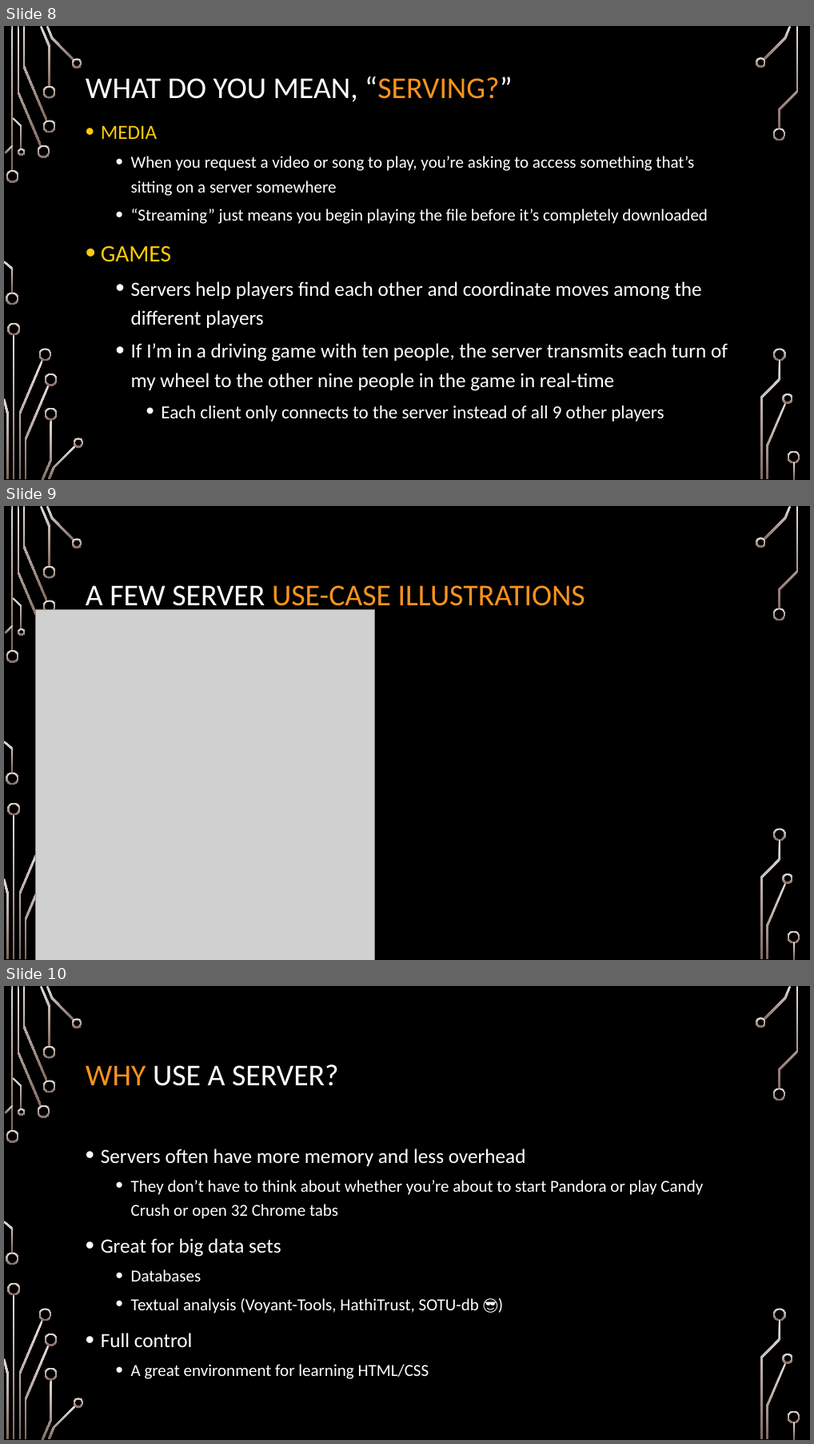
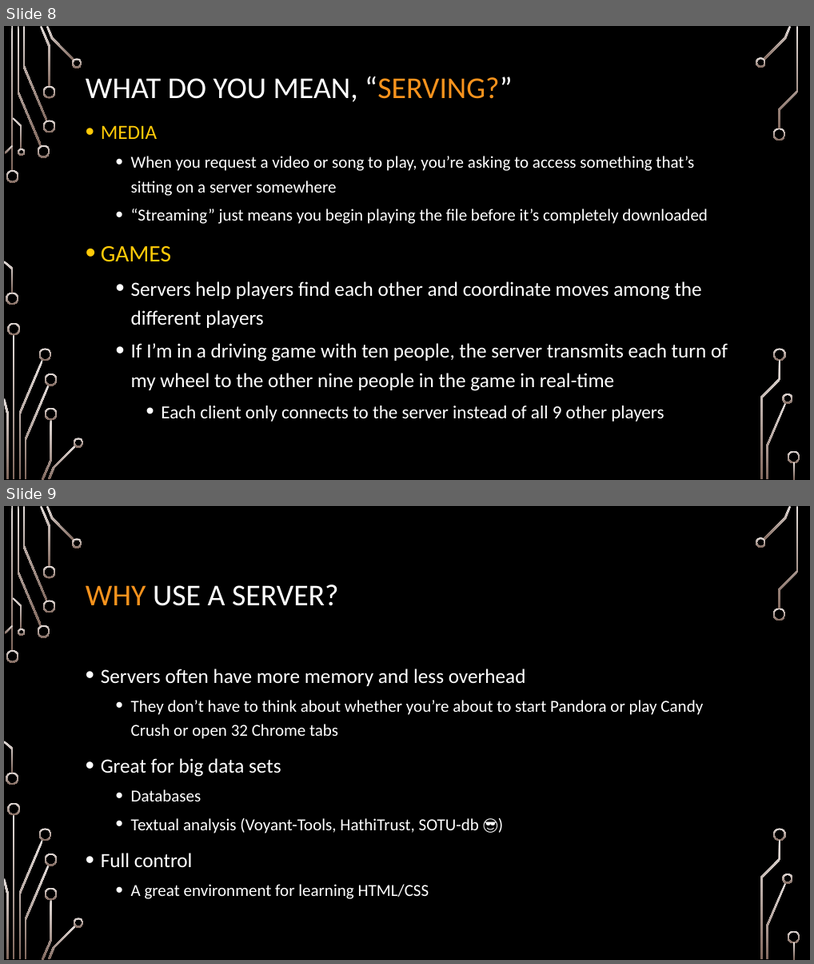
Before and after one commit to tymonaghan/tylermonaghan-dot-dev, a slide deck: docs/humanities-server-workshop.pptx. Shown one above the other, each under a label of ours: slides 8, 9 and 10 before the commit, slides 8 and 9 after it. The pictures are 814x1444 and 814x964 pixels, drawn with LibreOffice and Linux fonts; fonts in the diff are those of the drawing; grey boxes stand for pictures; background and template pictures are left out. Boxes give left, top, right and bottom in pixels: in the first picture for what was removed or moved away, otherwise in the second. Text is boxed around its words. In the diff, an @@ line names an element or a change of style, - is before the commit and + after.

```diff
--- a/docs/humanities-server-workshop.pptx
+++ b/docs/humanities-server-workshop.pptx
@@ slide 9 removed at box(4, 506, 810, 960), background picture (left out); not listed: 31 template elements that a slide beside it also shows @@
@@ title removed at box(86, 585, 586, 612) @@
-A FEW SERVER USE-CASE ILLUSTRATIONS
@@ picture removed at box(36, 609, 375, 960) @@
@@ what was slide 10 is now slide 9 @@
```
Also in this commit, not shown: 13 other files.
